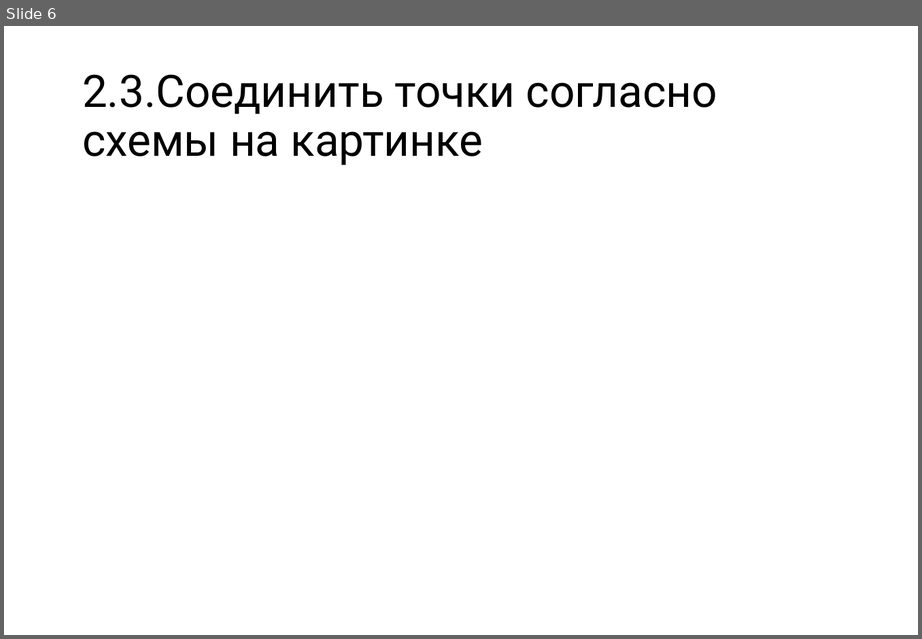
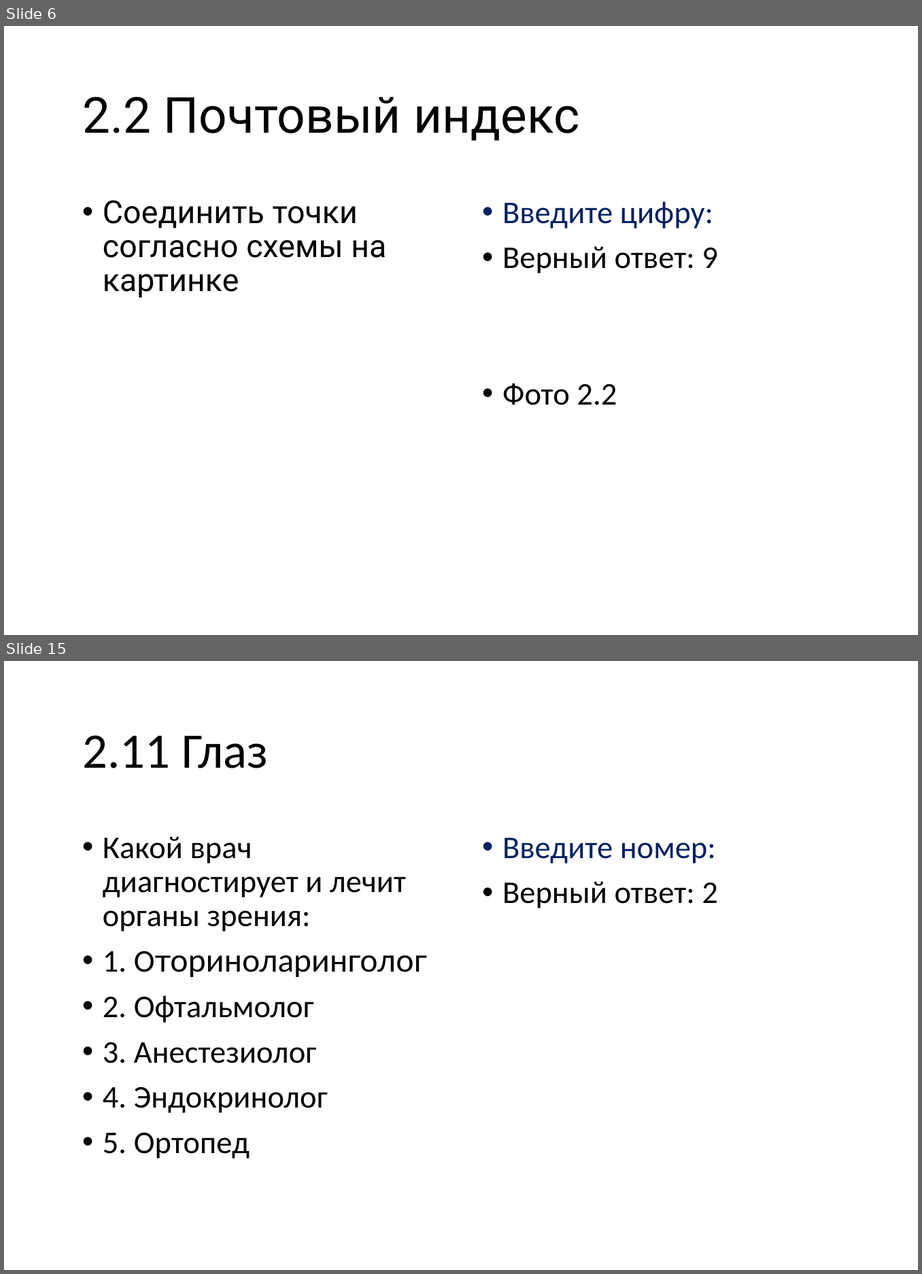
Before and after one commit to vvaassiihhaa/masha, a slide deck: КВЕСТ/Kvest 2706.pptx. Shown one above the other, each under a label of ours: slide 6 before the commit, slides 6 and 15 after it; the slides between them are not shown. The pictures are 922x639 and 922x1274 pixels, drawn with LibreOffice and Linux fonts; fonts in the diff are those of the drawing. Boxes give left, top, right and bottom in pixels: in the first picture for what was removed or moved away, otherwise in the second. Text is boxed around its words. In the diff, an @@ line names an element or a change of style, - is before the commit and + after.

```diff
--- a/КВЕСТ/Kvest 2706.pptx
+++ b/КВЕСТ/Kvest 2706.pptx
@@ slide 15 added at (4,661,918,1270), background #FFFFFF @@
@@ title added at (82,735,268,768), 23.1 pt, text #000000 @@
+2.11 Глаз
@@ text added at (103,836,427,1159), 14.7 pt, text #000000 @@
+• Какой врач диагностирует и лечит органы зрения:
+• 1. Оториноларинголог
+• 2. Офтальмолог
+• 3. Анестезиолог
+• 4. Эндокринолог
+• 5. Ортопед
@@ text added at (502,838,718,909), 14.7 pt, text #002060 @@
+• Введите номер:
+• Верный ответ: 2
@@ slide 6 changed as well @@
@@ title at (82,97,579,141): text changed; size 20.8 to 23.1 pt @@
-2.3.Соединить точки согласно схемы на картинке
+2.2 Почтовый индекс
@@ text added at (103,200,386,298), 14.7 pt, text #000000 @@
+• Соединить точки согласно схемы на картинке
@@ text added at (502,201,718,405), 14.7 pt, text #000000 @@
+• Введите цифру:
+• Верный ответ: 9
+• Фото 2.2
```
Also in this commit, not shown: 2 other slides changed, 23 other slides added, 4 slides removed, 4 other files.
